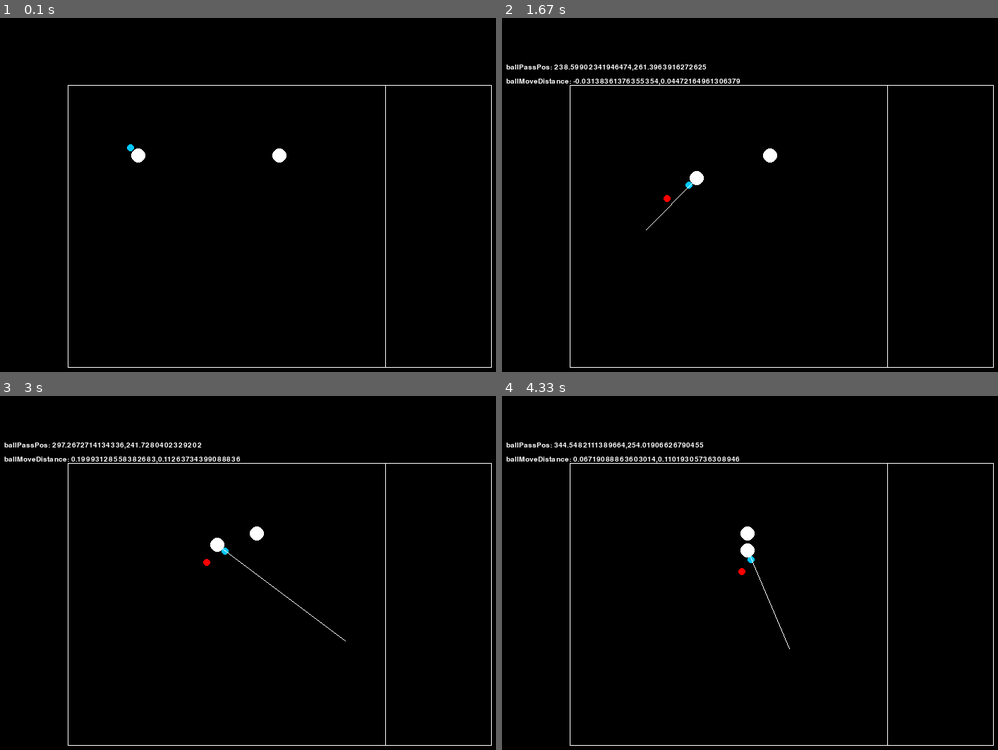
Above: before the commit, frames 1-4 (two rows, left to right).
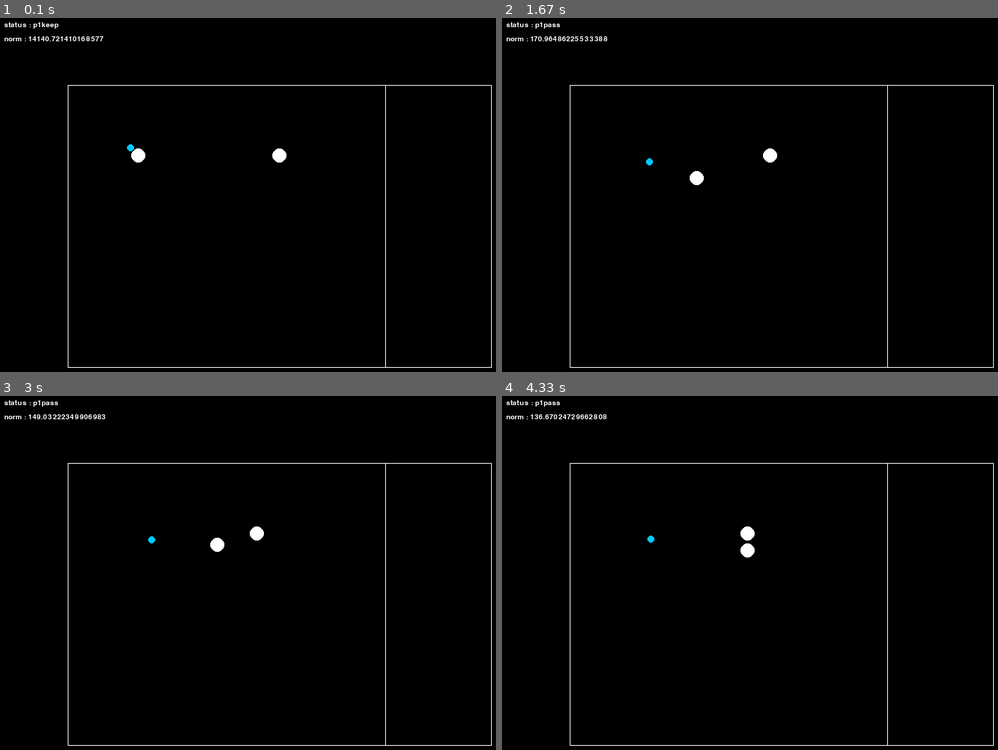
Above: after the commit, the same moments.

Repository: Masan-k/hi-sp-judge
Game: pygame game, started from bin/hi-sp-judge.py
The game is run twice, just before and just after one commit, with the same random seed, the same clock (stepped at 60 frames per second) and the same inputs.
Inputs (mouse positions are in pixels of both pictures, inside the frame that each line leads up to):
- Up to frame 1 (0.1 s): no input
- Up to frame 2 (1.67 s): click (779, 226) at 0.38 s; hold D 0.67-1.13 s; tap F at 0.73, 1.03, 1.23, 1.53 s; click (963, 216) at 0.75 s; tap J at 0.82 s; hold D 1.17-1.63 s; click (645, 230) at 1.25 s; tap E at 1.32 s
- Up to frame 3 (3 s): hold A 1.67-2.2 s; tap F at 1.73, 2.03, 2.3, 2.63, 2.93 s; click (104, 541) at 1.75 s; hold S 2.23-2.53 s; click (362, 456) at 2.32 s; tap J at 2.38 s; hold A 2.57-2.97 s; click (347, 640) at 2.65 s; tap E at 2.72 s
- Up to frame 4 (4.33 s): hold D 3-3.63 s; tap F at 3.07, 3.37, 3.73, 4.13 s; click (794, 463) at 3.08 s; hold S 3.67-4.03 s; click (581, 590) at 3.75 s; tap J at 3.82 s; hold A from 4.07 s (still down); click (789, 647) at 4.15 s; tap E at 4.22 s

The runs differ from the first frame. In frame 1, 0.2% of the frame differs, in the area x 0-21%, y 1-7%; in frame 2, 1.1%; in frame 3, 1.1%; in frame 4, 1.1%, in the area x 0-59%, y 1-72%.

Commit message:
ball move ok

Diff:
--- /dev/null
+++ b/bin/circleTest.py
@@ -0,0 +1,41 @@
+#@PydevCodeAnalysisIgnore
+#@UndefinedVariable
+import pygame as p, sys, random as r, math as m
+from pygame.locals import *
+from colour import *
+
+p.init()
+
+w,h=300,300
+display = p.display.set_mode([w,h])
+p.display.set_caption("Collision Test")
+font = p.font.SysFont("calibri", 12)
+
+x,y=150,150
+radius=50
+cursorRadius=20
+count=0
+hit=False
+
+while(True):
+    display.fill([0,0,0])
+    mx,my=p.mouse.get_pos()
+    for event in p.event.get():
+        if(event.type==QUIT or (event.type==KEYDOWN and event.key==K_ESCAPE)):
+            p.quit()
+
+    ### MAIN TEST FOR COLLISION ###
+    if(mx in range(x-radius,x+radius) and my in range(y-radius,y+radius)):
+        hit=True
+    else:
+        hit=False
+
+    p.draw.circle(display,colour("blue"),[x,y],radius,0)
+    p.draw.circle(display,colour("white"),p.mouse.get_pos(),cursorRadius,0)
+
+    xy=font.render(str(p.mouse.get_pos()),True,colour("white"))
+    hitTxt=font.render(str(hit),True,colour("white"))
+    display.blit(xy,[5,285])
+    display.blit(hitTxt,[270,285])
+
+    p.display.update()
--- a/bin/hi-sp-judge.py
+++ b/bin/hi-sp-judge.py
@@ -2,7 +2,8 @@
 import pygame.locals
 import sys
 import math
-from pynput import keyboard
+import keyboard
+import numpy as np
 
 SCREEN_SIZE = (800, 600)
 FIELD_WIDTH = 600
@@ -29,7 +30,7 @@
 
 
 font = pygame.font.Font(None,15)
-status = "none"
+status = "p1keep"
 ballPassPos = [0,0]
 ballPassPosX = 0
 ballPassPosY = 0
@@ -51,60 +52,55 @@
   #---------------------------------
   #ボールの描画(保持時)
   #---------------------------------
+  #マウス座標の取得
+  if status == 'p1keep' or status == 'p2keep':
+    mouseX, mouseY = pygame.mouse.get_pos()
 
-  #マウス座標
-  mouseX, mouseY = pygame.mouse.get_pos()
+    if status == 'p1keep': pPos = p1_pos
+    elif status == 'p2keep': pPos = p2_pos
 
-  if mouseX - p1_pos[0] != 0:
-    cos = math.cos(math.atan((p1_pos[1] - mouseY)/(mouseX - p1_pos[0])))
-    ballX = cos * (P_RADIUS + BALL_RADIUS)
-  else: ballX = 0
+    if mouseX - pPos[0] != 0:
+      cos = math.cos(math.atan((pPos[1] - mouseY)/(mouseX - pPos[0])))
+      ballX = cos * (P_RADIUS + BALL_RADIUS)
+    else: ballX = 0
 
-  if  mouseX - p1_pos[0] != 0:
-    sin = math.sin(math.atan((p1_pos[1] - mouseY)/(mouseX - p1_pos[0])))
-    ballY = sin * (P_RADIUS + BALL_RADIUS)
-  else: ballY = 0
+    if  mouseX - pPos[0] != 0:
+      sin = math.sin(math.atan((pPos[1] - mouseY)/(mouseX - pPos[0])))
+      ballY = sin * (P_RADIUS + BALL_RADIUS)
+    else: ballY = 0
 
+    if mouseX - pPos[0] < 0: ballX = -ballX
+    if mouseX - pPos[0] < 0: ballY = -ballY
+    ball_pos[0] = pPos[0] + ballX
+    ball_pos[1] = pPos[1] - ballY
 
-  if mouseX - p1_pos[0] < 0: ballX = -ballX
-  if mouseX - p1_pos[0] < 0: ballY = -ballY
-  ball_pos[0] = p1_pos[0] + ballX
-  ball_pos[1] = p1_pos[1] - ballY
-  pygame.draw.circle(screen, (0,200,255), ball_pos , BALL_RADIUS)
+    pygame.draw.circle(screen, (0,200,255), ball_pos , BALL_RADIUS)
 
-  #---------------------
-  #ボールの描画（パス時)
-  #---------------------
-
-
-  #補助線の描画
-  #pygame.draw.line(screen, (255,255,255), (p1_pos), (mouseX, mouseY))
-
-  #角度を算出
-  #textMousePos = font.render('mouse_pos : ' + f'{mouseX}, {mouseY}', True, (255, 255, 255))
-  #screen.blit(textMousePos, [10, 10])
-
-  #ballAngle = math.atan((p1_pos[1] - mouseY)/(mouseX - p1_pos[0])) * 180/ math.pi
-  #screen.blit(font.render('angle: ' + str(ballAngle) , True, (255, 255, 255)), [10, 70])
-  #screen.blit(font.render('mouseY : ' + str(mouseY) , True, (255, 255, 255)), [10, 30])
-  #screen.blit(font.render('p1_pos[1] : ' + str(p1_pos[1]) , True, (255, 255, 255)), [10, 50])
-  #screen.blit(font.render('x : ' + str(mouseX - p1_pos[0]) , True, (255, 255, 255)), [10, 30])
-  #screen.blit(font.render('y : ' + str(p1_pos[1] - mouseY) , True, (255, 255, 255)), [10, 50])
-  #screen.blit(font.render('sin : ' + str(sin) , True, (255, 255, 255)), [10, 90])
-  #screen.blit(font.render('ballY : ' + str(ballY) , True, (255, 255, 255)), [10, 110])
+  screen.blit(font.render('status : ' + str(status) , True, (255, 255, 255)), [10, 10])
 
   #自キャラの描画1
   pygame.draw.circle(screen, (255,255,255), p1_pos , P_RADIUS)
   pygame.draw.circle(screen, (255,255,255), p2_pos , P_RADIUS)
 
-  #ボールバスの描画
-  if status == "pass":
-    pygame.draw.line(screen, (255,255,255), p1_pos, clickPos)
+  #---------------------
+  #ボールの描画（パス時)
+  #---------------------
+  if status == "p1pass" or status == "p2pass" :
     ballPassPosX = ballPassPosX + ballMoveDistance[0]
     ballPassPosY = ballPassPosY + ballMoveDistance[1]
-    pygame.draw.circle(screen, (255,0,0), [ballPassPosX,ballPassPosY] , BALL_RADIUS)
-    screen.blit(font.render('ballPassPos: ' + str(ballPassPosX) + "," + str(ballPassPosY) , True, (255, 255, 255)), [10, 70])
-    screen.blit(font.render('ballMoveDistance: ' + str(ballMoveDistance[0]) + "," + str(ballMoveDistance[1]) , True, (255, 255, 255)), [10, 90])
+    pygame.draw.circle(screen, (0,200,255), [ballPassPosX,ballPassPosY] , BALL_RADIUS)
+
+  a = [9999,9999]
+  if status == 'p1pass': a = np.array(p2_pos)
+  if status == 'p2pass': a = np.array(p1_pos)
+
+  #a = np.array(p2_pos)
+  b = np.array([ballPassPosX, ballPassPosY])
+  norm = np.linalg.norm(a-b)
+  screen.blit(font.render('norm : ' + str(norm), True, (255, 255, 255)), [10, 30])
+  if norm <= BALL_RADIUS + P_RADIUS:
+    if status == 'p1pass': status = 'p2keep'
+    if status == 'p2pass': status = 'p1keep'
 
   pygame.display.update()
 
@@ -125,7 +121,9 @@
 
 
     if event.type == pygame.locals.MOUSEBUTTONDOWN:
-      status = "pass"
+      if status == 'p1keep': status = "p1pass"
+      if status == 'p2keep': status = "p2pass"
+
       clickPos = pygame.mouse.get_pos()
       ballPassPosX = ball_pos[0]
       ballPassPosY = ball_pos[1]
Not shown, changed: doc/フロー図
Not shown, changed: doc/memo.md
